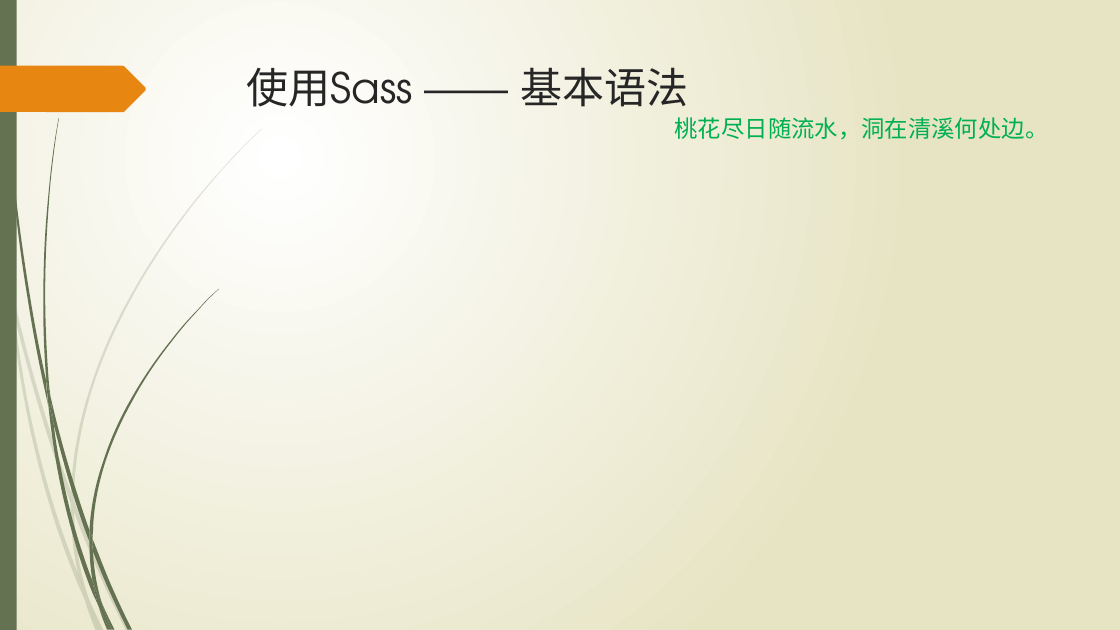
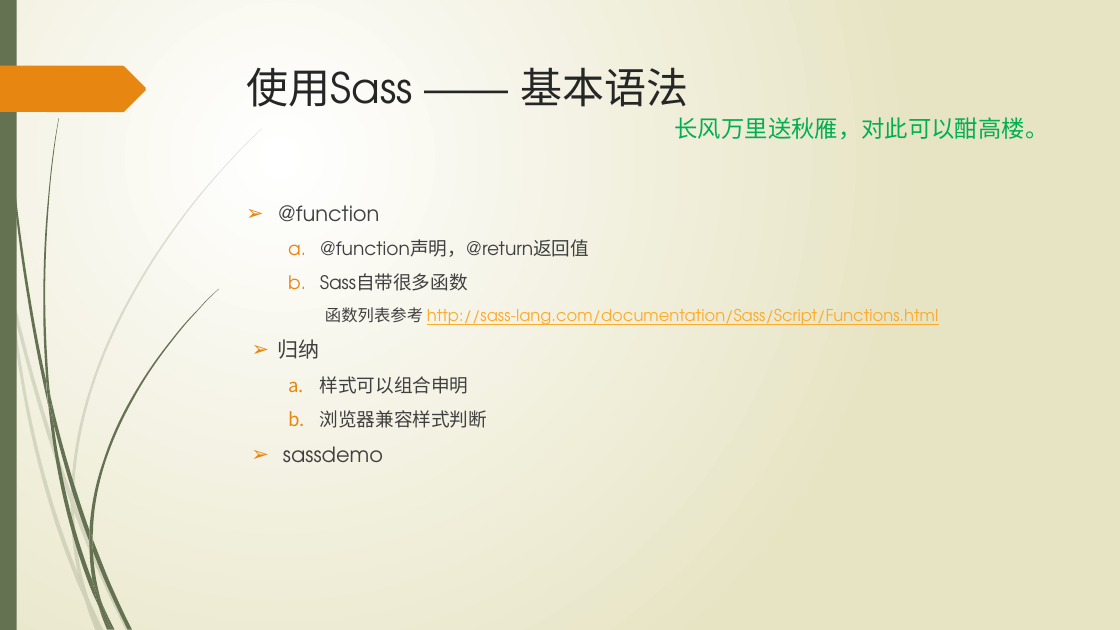
Before and after one commit to wangweihui/sassdemo, a slide deck: slide 9 of SASS愈行愈远.pptx. Drawn at 1120x630 pixels with LibreOffice and Linux fonts; fonts in the diff are those of the drawing. Boxes give left, top, right and bottom in pixels: in the first picture for what was removed or moved away, otherwise in the second. Text is boxed around its words. In the diff, an @@ line names an element or a change of style, - is before the commit and + after.

```diff
--- a/SASS愈行愈远.pptx
+++ b/SASS愈行愈远.pptx
@@ text at (675,117,1049,140): text changed @@
-桃花尽日随流水，洞在清溪何处边。
+长风万里送秋雁，对此可以酣高楼。
@@ text added at (278,205,938,462), 14 pt, text #404040 @@
+➢ @function
+  a. @function声明，@return返回值
+  b. Sass自带很多函数
+    函数列表参考 http://sass-lang.com/documentation/Sass/Script/Functions.html
+➢ 归纳
+  a. 样式可以组合申明
+  b. 浏览器兼容样式判断
+➢ sassdemo
```
Also in this commit, not shown: 1 slide added, 1 slide removed.
